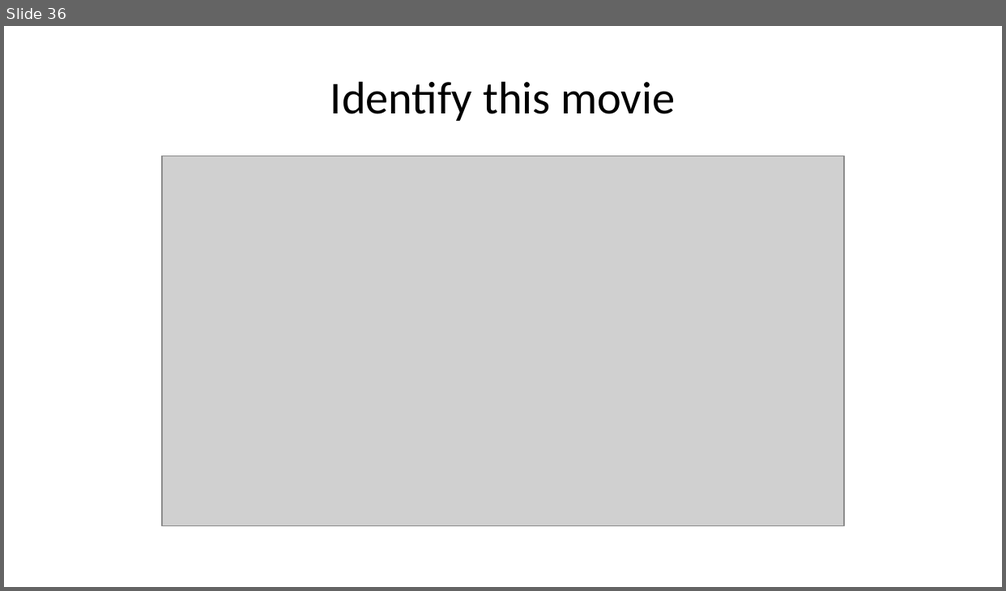
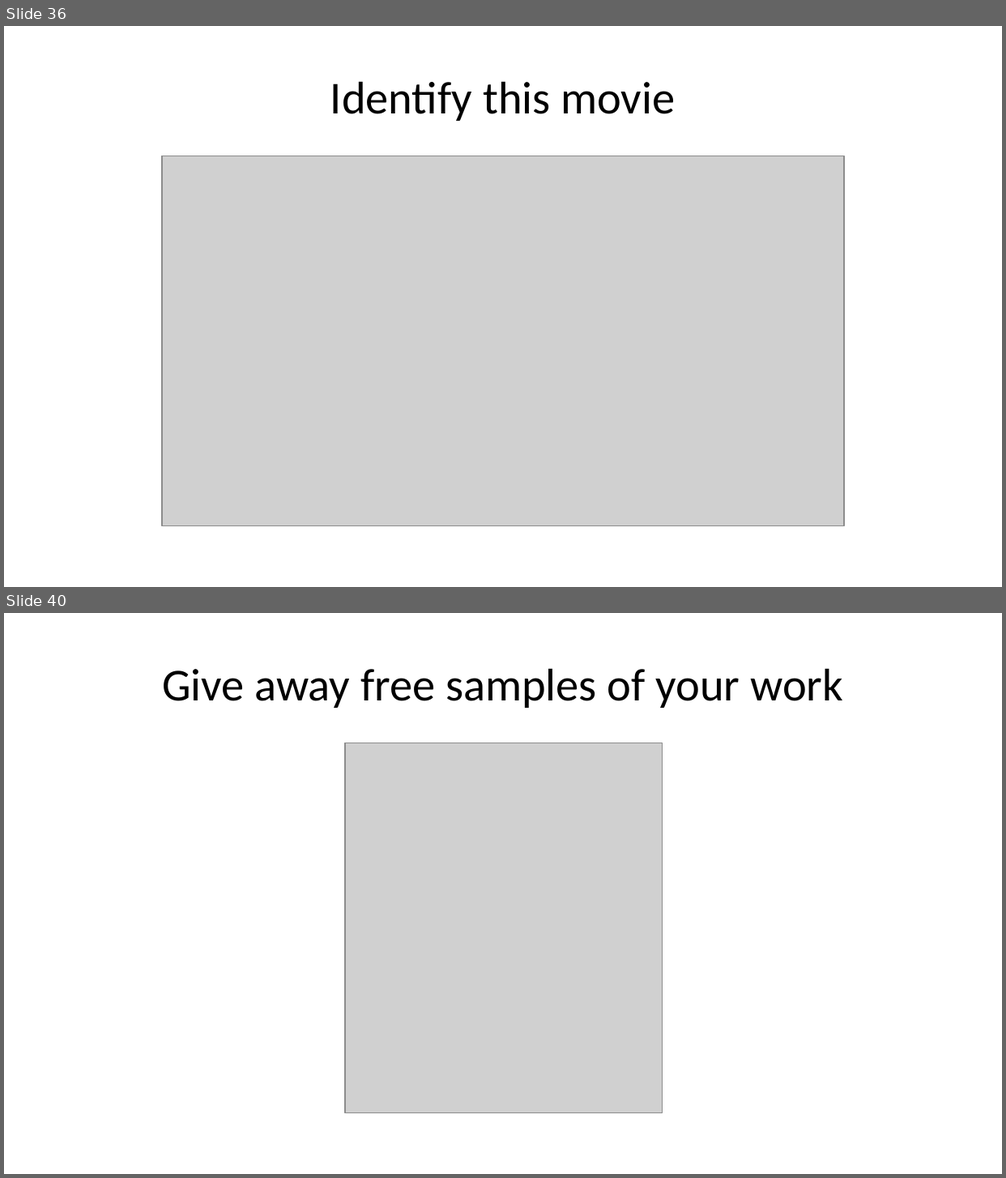
Before and after one commit to pmean/talks, a slide deck: finding-customers/2024-05.pptx. Shown one above the other, each under a label of ours: slide 36 before the commit, slides 36 and 40 after it; the slides between them are not shown. The pictures are 1006x591 and 1006x1178 pixels, drawn with LibreOffice and Linux fonts; fonts in the diff are those of the drawing; grey boxes stand for pictures. Boxes give left, top, right and bottom in pixels: in the first picture for what was removed or moved away, otherwise in the second. Text is boxed around its words. In the diff, an @@ line names an element or a change of style, - is before the commit and + after.

```diff
--- a/finding-customers/2024-05.pptx
+++ b/finding-customers/2024-05.pptx
@@ slide 40 added at (4, 613, 1002, 1174), background #FFFFFF @@
@@ title added at (162, 668, 843, 708), 33 pt, text #000000 @@
+Give away free samples of your work
@@ picture added at (345, 743, 663, 1114) @@
```
Also in this commit, not shown: 7 slides changed, 5 other slides added, 1 other file.
